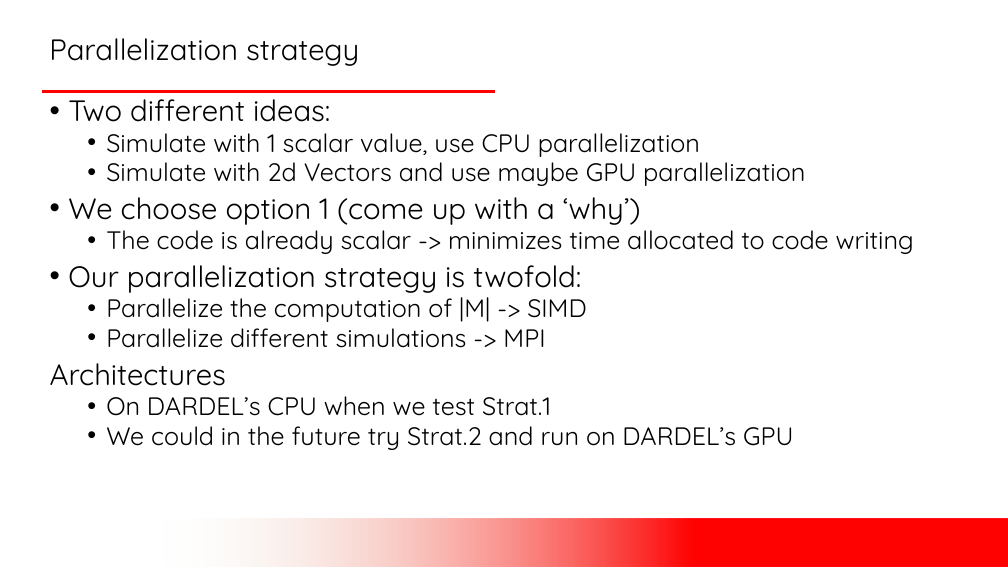
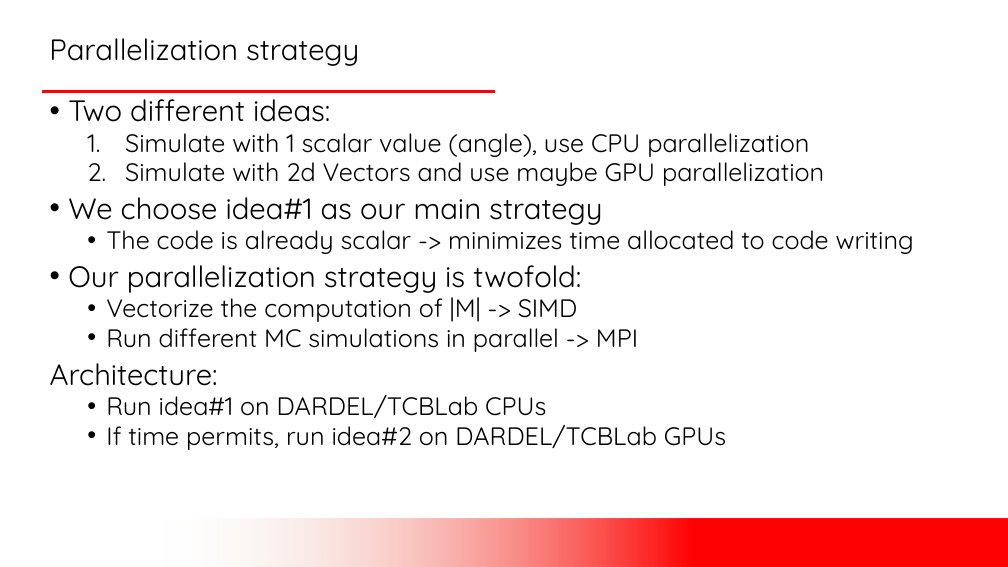
Before and after one commit to samuelepedrielli/AQTIVATEWORKSHOP1, a slide deck: slide 2 of Slurm 2.pptx. Drawn at 1008x567 pixels with LibreOffice and Linux fonts; fonts in the diff are those of the drawing; background and template pictures are left out. Boxes give left, top, right and bottom in pixels: in the first picture for what was removed or moved away, otherwise in the second. Text is boxed around its words. In the diff, an @@ line names an element or a change of style, - is before the commit and + after.

```diff
--- a/Slurm 2.pptx
+++ b/Slurm 2.pptx
@@ text at box(125, 133, 809, 157): text changed @@
-  • Simulate with 1 scalar value, use CPU parallelization
+  1. Simulate with 1 scalar value (angle), use CPU parallelization
@@ text at box(125, 155, 824, 186): bullet • to 1. @@
@@ text at box(68, 197, 602, 225): text changed @@
-• We choose option 1 (come up with a ‘why’)
+• We choose idea#1 as our main strategy
@@ text at box(50, 291, 726, 450): text changed @@
-  • Parallelize the computation of |M| -> SIMD
-  • Parallelize different simulations -> MPI
-Architectures
-  • On DARDEL’s CPU when we test Strat.1
-  • We could in the future try Strat.2 and run on DARDEL’s GPU
+  • Vectorize the computation of |M| -> SIMD
+  • Run different MC simulations in parallel -> MPI
+Architecture:
+  • Run idea#1 on DARDEL/TCBLab CPUs
+  • If time permits, run idea#2 on DARDEL/TCBLab GPUs
```
Also in this commit, not shown: 2 other slides changed.
